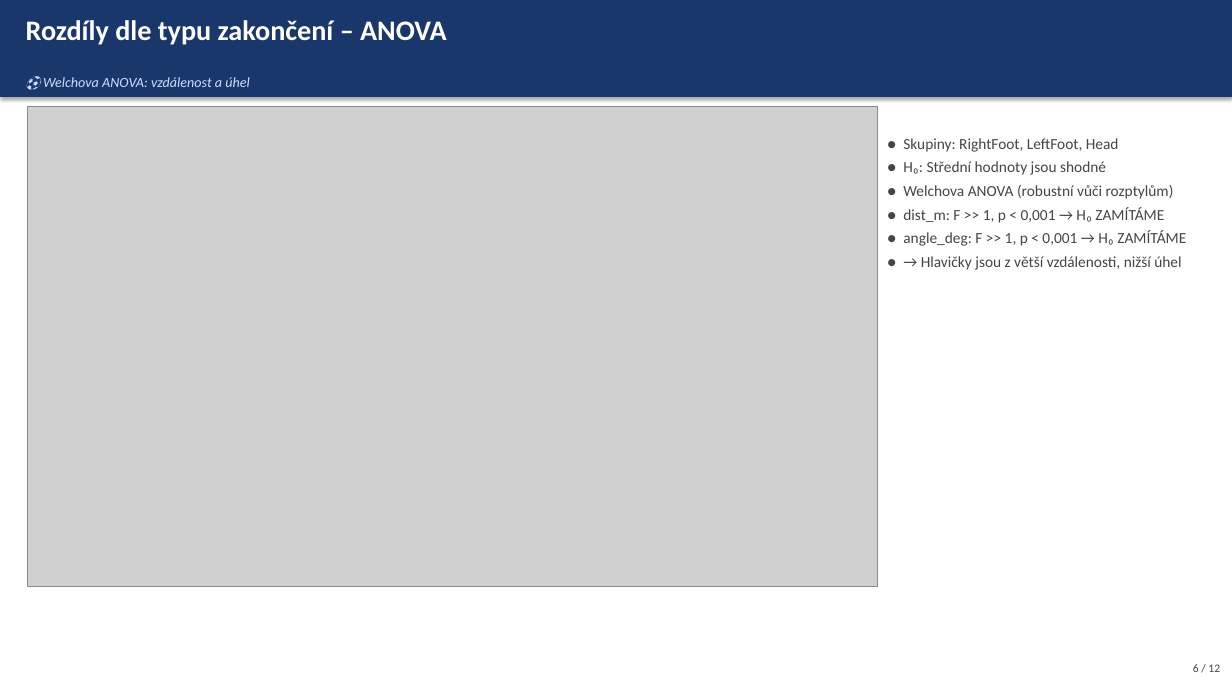
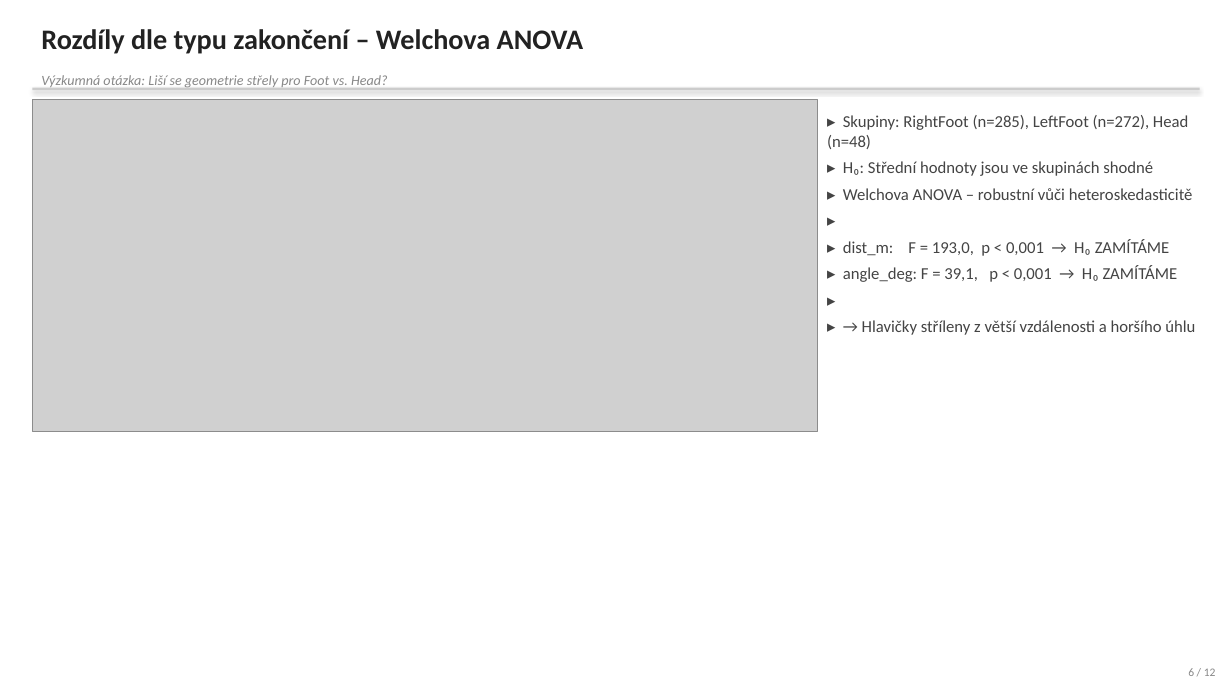
Before and after one commit to jkrejcikova/VMM_project_02, a slide deck: slide 6 of prezentace/prezentace_strelecka_uspesnost.pptx. Drawn at 1232x693 pixels with LibreOffice and Linux fonts; fonts in the diff are those of the drawing; grey boxes stand for pictures. Boxes give left, top, right and bottom in pixels: in the first picture for what was removed or moved away, otherwise in the second. Text is boxed around its words. In the diff, an @@ line names an element or a change of style, - is before the commit and + after.

Commit message:
Oprava grafiku a prezentace dle zpetne vazby
Grafy:
- Hřiště (01, 06b): bile pozadi #FFFFFF, seda cara #b0b0b0/lw=1.2
- Body strel: goal=#d62728, no-goal=#1f77b4, alpha=0.35, s=8
- Korelace (03): pouze jedna velka Spearmanova heatmapa, vetsi font
- Normalita (02): pouze 1x2 (histogram + Q-Q pro dist_m)
- Biplot (05b): zkracene sipky scale=3.0, text nependi pres okraj
- Forest plot (07b): logaritmicka osa X (xG nesmrska ostatni)

Prezentace:
- Vsechny slidy: ciste BILE pozadi #FFFFFF
- Zahlavi: cerny tucny text + tenka seda linka (zadny barevny pruh)
- Texty: tmave seda #222222, ramecky hypotez s jemnym ohranicenim
- Obrazky: pouze width=Inches(x), bez pevne vysky (zadna deformace)

```diff
--- a/prezentace/prezentace_strelecka_uspesnost.pptx
+++ b/prezentace/prezentace_strelecka_uspesnost.pptx
@@ text at bbox=[41, 29, 583, 54]: text changed; text colour #FFFFFF to #222222 @@
-Rozdíly dle typu zakončení – ANOVA
+Rozdíly dle typu zakončení – Welchova ANOVA
@@ rectangle: place and size @@
-rectangle at bbox=[0, 0, 1232, 97]
+rectangle at bbox=[32, 88, 1200, 91]
@@ rectangle at bbox=[32, 88, 1200, 91]: fill #1A376B to #CCCCCC @@
@@ text added at bbox=[41, 75, 388, 89], 11 pt, text #888888, italic @@
+Výzkumná otázka: Liší se geometrie střely pro Foot vs. Head?
@@ text removed at bbox=[43, 77, 250, 87] @@
-⚽ Welchova ANOVA: vzdálenost a úhel
@@ picture: place and size @@
-picture at bbox=[28, 106, 878, 587]
+picture at bbox=[32, 100, 818, 432]
@@ text at bbox=[827, 115, 1195, 335]: text changed; size 12 to 13 pt; text colour #454545 to #444444 @@
-● Skupiny: RightFoot, LeftFoot, Head
-● H₀: Střední hodnoty jsou shodné
-● Welchova ANOVA (robustní vůči rozptylům)
-● dist_m: F >> 1, p < 0,001 → H₀ ZAMÍTÁME
-● angle_deg: F >> 1, p < 0,001 → H₀ ZAMÍTÁME
-● → Hlavičky jsou z větší vzdálenosti, nižší úhel
+▸ Skupiny: RightFoot (n=285), LeftFoot (n=272), Head (n=48)
+▸ H₀: Střední hodnoty jsou ve skupinách shodné
+▸ Welchova ANOVA – robustní vůči heteroskedasticitě
+▸
+▸ dist_m: F = 193,0, p < 0,001 → H₀ ZAMÍTÁME
+▸ angle_deg: F = 39,1, p < 0,001 → H₀ ZAMÍTÁME
+▸
+▸ → Hlavičky stříleny z větší vzdálenosti a horšího úhlu
@@ text "6 / 12" at bbox=[1188, 668, 1216, 676]: text colour #454545 to #888888 @@
```
Also in this commit, not shown: 11 other slides changed, 8 other files.
